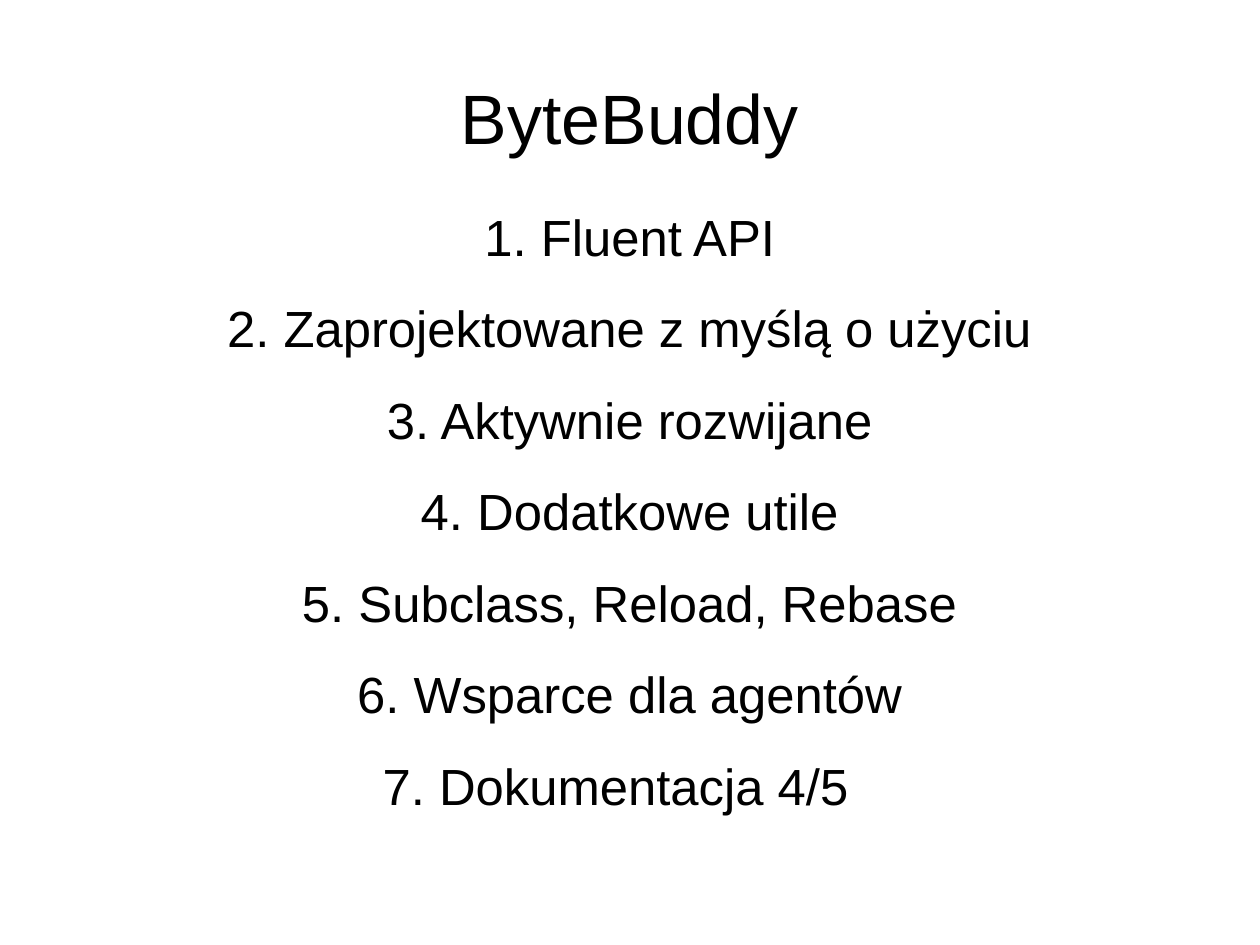
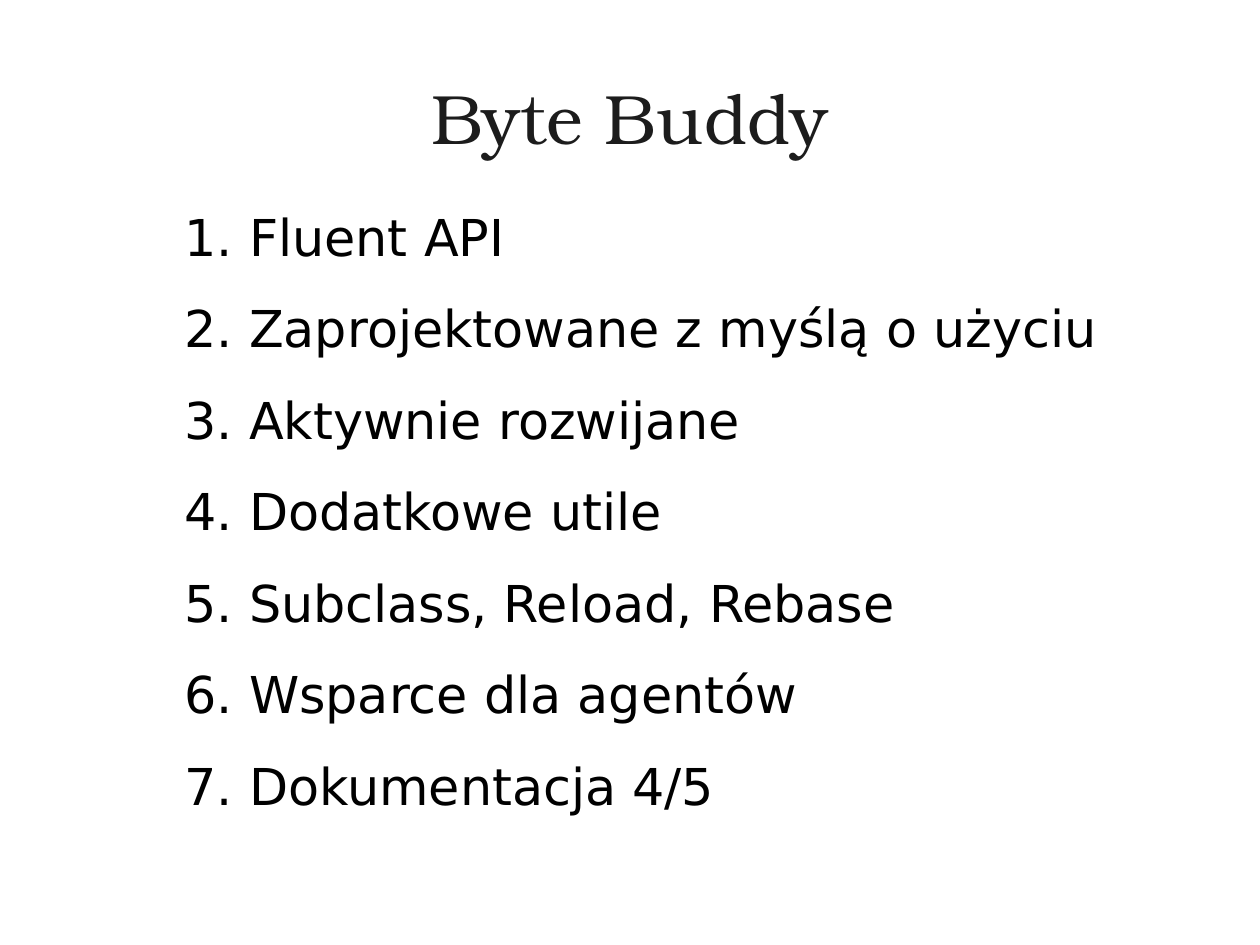
Before and after one commit to tirpitz-verus/bytebuddy-agent-presentation, a slide deck: slide 13 of slides.odp (slide 12 before the commit). Drawn at 1260x945 pixels with LibreOffice and Linux fonts; fonts in the diff are those of the drawing. Boxes give left, top, right and bottom in pixels: in the first picture for what was removed or moved away, otherwise in the second. Text is boxed around its words. In the diff, an @@ line names an element or a change of style, - is before the commit and + after.

```diff
--- a/slides.odp
+++ b/slides.odp
@@ title at (431,94,828,160): text changed; font Arial to TeX Gyre Bonum; text colour #000000 to #1C1C1C @@
-ByteBuddy
+Byte Buddy
@@ subtitle "Fluent API": place and size @@
-subtitle "Fluent API" at (284,219,1031,815)
+subtitle "Fluent API" at (249,217,1096,816)
@@ subtitle "Fluent API" at (249,217,1096,816): font Arial to DejaVu Sans; alignment centre to left; indent changed @@
```
Also in this commit, not shown: 11 other slides changed, 4 slides added, 3 slides removed, 1 other file.
